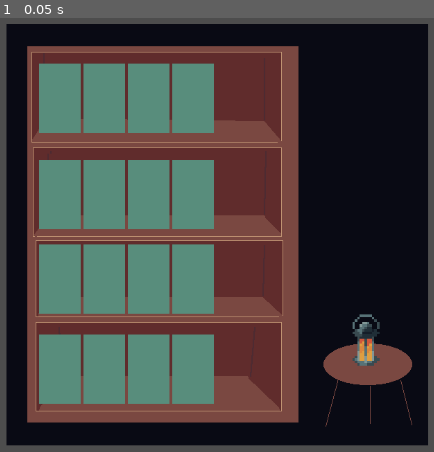
Above: before the commit, frame 1.
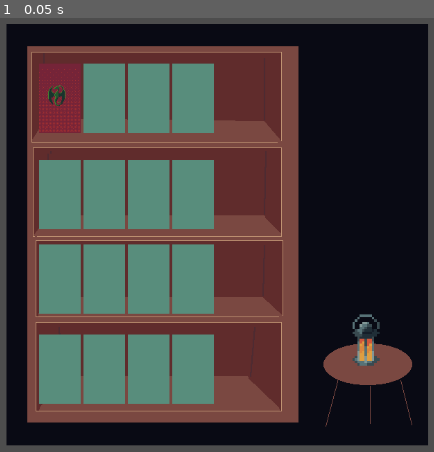
Above: after the commit, the same moment.

Repository: peterakerblom/hoblib
Game: Godot game, scene res://scenes/minigame/books_in_shelf.tscn
The game is run twice, just before and just after one commit, with the same random seed, the same clock (stepped at 60 frames per second) and the same inputs. This scene is started directly instead of the project's main scene.
Inputs:
- Up to frame 1 (0.05 s): no input

The runs differ from the first frame. In frame 1, 1.6% of the frame differs, in the area x 8-19%, y 10-27%.

Commit message:
minigame book scene

Diff:
--- a/scenes/level.tscn
+++ b/scenes/level.tscn
@@ -58,7 +58,7 @@
 tile_set = SubResource("TileSet_w7vxi")
 
 [node name="Player" parent="." unique_id=1309964762 instance=ExtResource("1_85457")]
-position = Vector2(398, 333)
+position = Vector2(395, 268)
 motion_mode = 1
 
 [node name="Camera2D" type="Camera2D" parent="Player" unique_id=1879978270]
--- a/scenes/minigame/books_in_shelf.tscn
+++ b/scenes/minigame/books_in_shelf.tscn
@@ -2,226 +2,221 @@
 
 [ext_resource type="Texture2D" uid="uid://b2udnghf50le7" path="res://assets/sprites/minigame_shelf_640.png" id="1_gnhes"]
 [ext_resource type="Texture2D" uid="uid://yqna1apixot1" path="res://assets/lantern_32.png" id="2_nxuge"]
-[ext_resource type="Script" uid="uid://c8muqjmqn7ord" path="res://scenes/minigame/test_btn.gd" id="3_wcpnx"]
-
-[node name="BooksInShelf" type="Node2D" unique_id=861408381]
-
-[node name="Container" type="Control" parent="." unique_id=1614389064]
+[ext_resource type="PackedScene" uid="uid://j731awgceeyo" path="res://scenes/minigame/minigame_book.tscn" id="3_wcpnx"]
+[ext_resource type="Texture2D" uid="uid://c7t3tremppnco" path="res://assets/sprites/icon_dragon_32.png" id="4_d00ta"]
+
+[node name="BooksInShelf" type="Control" unique_id=1870269912]
 layout_mode = 3
 anchors_preset = 0
 
-[node name="MarginContainer2" type="MarginContainer" parent="Container" unique_id=1166349524]
+[node name="MarginContainer2" type="MarginContainer" parent="." unique_id=1166349524]
 layout_mode = 0
-offset_right = 40.0
-offset_bottom = 40.0
+offset_right = 890.0
+offset_bottom = 640.0
 theme_override_constants/margin_left = 250
 
-[node name="TextureRect" type="TextureRect" parent="Container/MarginContainer2" unique_id=747523520]
+[node name="TextureRect" type="TextureRect" parent="MarginContainer2" unique_id=747523520]
 texture_filter = 1
 layout_mode = 2
 texture = ExtResource("1_gnhes")
 
-[node name="Lantern32" type="Sprite2D" parent="Container/MarginContainer2/TextureRect" unique_id=493257101]
+[node name="Lantern32" type="Sprite2D" parent="MarginContainer2/TextureRect" unique_id=493257101]
 texture_filter = 1
 position = Vector2(536, 474)
 scale = Vector2(3.5, 3.5)
 texture = ExtResource("2_nxuge")
 
-[node name="MarginContainer" type="MarginContainer" parent="Container/MarginContainer2" unique_id=1835840000]
+[node name="MarginContainer" type="MarginContainer" parent="MarginContainer2" unique_id=1835840000]
 layout_mode = 2
 theme_override_constants/margin_left = 63
 theme_override_constants/margin_top = 73
 
-[node name="VBoxContainer" type="VBoxContainer" parent="Container/MarginContainer2/MarginContainer" unique_id=1073614996]
-layout_mode = 2
-
-[node name="MarginContainer" type="MarginContainer" parent="Container/MarginContainer2/MarginContainer/VBoxContainer" unique_id=530750786]
-layout_mode = 2
-
-[node name="Row1" type="HBoxContainer" parent="Container/MarginContainer2/MarginContainer/VBoxContainer/MarginContainer" unique_id=48777802]
-layout_mode = 2
-
-[node name="AspectRatioContainer" type="AspectRatioContainer" parent="Container/MarginContainer2/MarginContainer/VBoxContainer/MarginContainer/Row1" unique_id=1383081444]
-custom_minimum_size = Vector2(60, 100)
-clip_contents = true
-layout_mode = 2
-stretch_mode = 3
-
-[node name="TextureButton" type="TextureButton" parent="Container/MarginContainer2/MarginContainer/VBoxContainer/MarginContainer/Row1/AspectRatioContainer" unique_id=792538802]
-layout_mode = 2
-script = ExtResource("3_wcpnx")
-
-[node name="ColorRect" type="ColorRect" parent="Container/MarginContainer2/MarginContainer/VBoxContainer/MarginContainer/Row1/AspectRatioContainer" unique_id=1613328275]
-layout_mode = 2
-color = Color(0.34436774, 0.55266136, 0.48811972, 1)
-
-[node name="AspectRatioContainer2" type="AspectRatioContainer" parent="Container/MarginContainer2/MarginContainer/VBoxContainer/MarginContainer/Row1" unique_id=1098476392]
-custom_minimum_size = Vector2(60, 100)
-clip_contents = true
-layout_mode = 2
-stretch_mode = 3
-
-[node name="ColorRect" type="ColorRect" parent="Container/MarginContainer2/MarginContainer/VBoxContainer/MarginContainer/Row1/AspectRatioContainer2" unique_id=204663158]
-layout_mode = 2
-color = Color(0.34436774, 0.55266136, 0.48811972, 1)
-
-[node name="AspectRatioContainer3" type="AspectRatioContainer" parent="Container/MarginContainer2/MarginContainer/VBoxContainer/MarginContainer/Row1" unique_id=1692833726]
-custom_minimum_size = Vector2(60, 100)
-clip_contents = true
-layout_mode = 2
-stretch_mode = 3
-
-[node name="ColorRect" type="ColorRect" parent="Container/MarginContainer2/MarginContainer/VBoxContainer/MarginContainer/Row1/AspectRatioContainer3" unique_id=1243293840]
-layout_mode = 2
-color = Color(0.34436774, 0.55266136, 0.48811972, 1)
-
-[node name="AspectRatioContainer4" type="AspectRatioContainer" parent="Container/MarginContainer2/MarginContainer/VBoxContainer/MarginContainer/Row1" unique_id=1719054755]
-custom_minimum_size = Vector2(60, 100)
-clip_contents = true
-layout_mode = 2
-stretch_mode = 3
-
-[node name="ColorRect" type="ColorRect" parent="Container/MarginContainer2/MarginContainer/VBoxContainer/MarginContainer/Row1/AspectRatioContainer4" unique_id=243047204]
-layout_mode = 2
-color = Color(0.34436774, 0.55266136, 0.48811972, 1)
-
-[node name="MarginContainer2" type="MarginContainer" parent="Container/MarginContainer2/MarginContainer/VBoxContainer" unique_id=1197526956]
+[node name="VBoxContainer" type="VBoxContainer" parent="MarginContainer2/MarginContainer" unique_id=1073614996]
+layout_mode = 2
+
+[node name="MarginContainer" type="MarginContainer" parent="MarginContainer2/MarginContainer/VBoxContainer" unique_id=530750786]
+layout_mode = 2
+
+[node name="Row1" type="HBoxContainer" parent="MarginContainer2/MarginContainer/VBoxContainer/MarginContainer" unique_id=48777802]
+layout_mode = 2
+
+[node name="AspectRatioContainer" type="AspectRatioContainer" parent="MarginContainer2/MarginContainer/VBoxContainer/MarginContainer/Row1" unique_id=1383081444]
+custom_minimum_size = Vector2(60, 100)
+clip_contents = true
+layout_mode = 2
+stretch_mode = 3
+
+[node name="TextureButton2" parent="MarginContainer2/MarginContainer/VBoxContainer/MarginContainer/Row1/AspectRatioContainer" unique_id=1272719096 groups=["minigame_books"] instance=ExtResource("3_wcpnx")]
+layout_mode = 2
+genre_texture = ExtResource("4_d00ta")
+
+[node name="AspectRatioContainer2" type="AspectRatioContainer" parent="MarginContainer2/MarginContainer/VBoxContainer/MarginContainer/Row1" unique_id=1098476392]
+custom_minimum_size = Vector2(60, 100)
+clip_contents = true
+layout_mode = 2
+stretch_mode = 3
+
+[node name="ColorRect" type="ColorRect" parent="MarginContainer2/MarginContainer/VBoxContainer/MarginContainer/Row1/AspectRatioContainer2" unique_id=204663158]
+layout_mode = 2
+color = Color(0.34436774, 0.55266136, 0.48811972, 1)
+
+[node name="AspectRatioContainer3" type="AspectRatioContainer" parent="MarginContainer2/MarginContainer/VBoxContainer/MarginContainer/Row1" unique_id=1692833726]
+custom_minimum_size = Vector2(60, 100)
+clip_contents = true
+layout_mode = 2
+stretch_mode = 3
+
+[node name="ColorRect" type="ColorRect" parent="MarginContainer2/MarginContainer/VBoxContainer/MarginContainer/Row1/AspectRatioContainer3" unique_id=1243293840]
+layout_mode = 2
+color = Color(0.34436774, 0.55266136, 0.48811972, 1)
+
+[node name="AspectRatioContainer4" type="AspectRatioContainer" parent="MarginContainer2/MarginContainer/VBoxContainer/MarginContainer/Row1" unique_id=1719054755]
+custom_minimum_size = Vector2(60, 100)
+clip_contents = true
+layout_mode = 2
+stretch_mode = 3
+
+[node name="ColorRect" type="ColorRect" parent="MarginContainer2/MarginContainer/VBoxContainer/MarginContainer/Row1/AspectRatioContainer4" unique_id=243047204]
+layout_mode = 2
+color = Color(0.34436774, 0.55266136, 0.48811972, 1)
+
+[node name="MarginContainer2" type="MarginContainer" parent="MarginContainer2/MarginContainer/VBoxContainer" unique_id=1197526956]
 layout_mode = 2
 theme_override_constants/margin_top = 35
 
-[node name="Row2" type="HBoxContainer" parent="Container/MarginContainer2/MarginContainer/VBoxContainer/MarginContainer2" unique_id=47339079]
-layout_mode = 2
-
-[node name="AspectRatioContainer" type="AspectRatioContainer" parent="Container/MarginContainer2/MarginContainer/VBoxContainer/MarginContainer2/Row2" unique_id=968324345]
-custom_minimum_size = Vector2(60, 100)
-clip_contents = true
-layout_mode = 2
-stretch_mode = 3
-
-[node name="ColorRect" type="ColorRect" parent="Container/MarginContainer2/MarginContainer/VBoxContainer/MarginContainer2/Row2/AspectRatioContainer" unique_id=783875120]
-layout_mode = 2
-color = Color(0.34436774, 0.55266136, 0.48811972, 1)
-
-[node name="AspectRatioContainer2" type="AspectRatioContainer" parent="Container/MarginContainer2/MarginContainer/VBoxContainer/MarginContainer2/Row2" unique_id=866731228]
-custom_minimum_size = Vector2(60, 100)
-clip_contents = true
-layout_mode = 2
-stretch_mode = 3
-
-[node name="ColorRect" type="ColorRect" parent="Container/MarginContainer2/MarginContainer/VBoxContainer/MarginContainer2/Row2/AspectRatioContainer2" unique_id=1663418709]
-layout_mode = 2
-color = Color(0.34436774, 0.55266136, 0.48811972, 1)
-
-[node name="AspectRatioContainer3" type="AspectRatioContainer" parent="Container/MarginContainer2/MarginContainer/VBoxContainer/MarginContainer2/Row2" unique_id=1950612432]
-custom_minimum_size = Vector2(60, 100)
-clip_contents = true
-layout_mode = 2
-stretch_mode = 3
-
-[node name="ColorRect" type="ColorRect" parent="Container/MarginContainer2/MarginContainer/VBoxContainer/MarginContainer2/Row2/AspectRatioContainer3" unique_id=557014425]
-layout_mode = 2
-color = Color(0.34436774, 0.55266136, 0.48811972, 1)
-
-[node name="AspectRatioContainer4" type="AspectRatioContainer" parent="Container/MarginContainer2/MarginContainer/VBoxContainer/MarginContainer2/Row2" unique_id=267520581]
-custom_minimum_size = Vector2(60, 100)
-clip_contents = true
-layout_mode = 2
-stretch_mode = 3
-
-[node name="ColorRect" type="ColorRect" parent="Container/MarginContainer2/MarginContainer/VBoxContainer/MarginContainer2/Row2/AspectRatioContainer4" unique_id=312337711]
-layout_mode = 2
-color = Color(0.34436774, 0.55266136, 0.48811972, 1)
-
-[node name="MarginContainer3" type="MarginContainer" parent="Container/MarginContainer2/MarginContainer/VBoxContainer" unique_id=289402986]
+[node name="Row2" type="HBoxContainer" parent="MarginContainer2/MarginContainer/VBoxContainer/MarginContainer2" unique_id=47339079]
+layout_mode = 2
+
+[node name="AspectRatioContainer" type="AspectRatioContainer" parent="MarginContainer2/MarginContainer/VBoxContainer/MarginContainer2/Row2" unique_id=968324345]
+custom_minimum_size = Vector2(60, 100)
+clip_contents = true
+layout_mode = 2
+stretch_mode = 3
+
+[node name="ColorRect" type="ColorRect" parent="MarginContainer2/MarginContainer/VBoxContainer/MarginContainer2/Row2/AspectRatioContainer" unique_id=783875120]
+layout_mode = 2
+color = Color(0.34436774, 0.55266136, 0.48811972, 1)
+
+[node name="AspectRatioContainer2" type="AspectRatioContainer" parent="MarginContainer2/MarginContainer/VBoxContainer/MarginContainer2/Row2" unique_id=866731228]
+custom_minimum_size = Vector2(60, 100)
+clip_contents = true
+layout_mode = 2
+stretch_mode = 3
+
+[node name="ColorRect" type="ColorRect" parent="MarginContainer2/MarginContainer/VBoxContainer/MarginContainer2/Row2/AspectRatioContainer2" unique_id=1663418709]
+layout_mode = 2
+color = Color(0.34436774, 0.55266136, 0.48811972, 1)
+
+[node name="AspectRatioContainer3" type="AspectRatioContainer" parent="MarginContainer2/MarginContainer/VBoxContainer/MarginContainer2/Row2" unique_id=1950612432]
+custom_minimum_size = Vector2(60, 100)
+clip_contents = true
+layout_mode = 2
+stretch_mode = 3
+
+[node name="ColorRect" type="ColorRect" parent="MarginContainer2/MarginContainer/VBoxContainer/MarginContainer2/Row2/AspectRatioContainer3" unique_id=557014425]
+layout_mode = 2
+color = Color(0.34436774, 0.55266136, 0.48811972, 1)
+
+[node name="AspectRatioContainer4" type="AspectRatioContainer" parent="MarginContainer2/MarginContainer/VBoxContainer/MarginContainer2/Row2" unique_id=267520581]
+custom_minimum_size = Vector2(60, 100)
+clip_contents = true
+layout_mode = 2
+stretch_mode = 3
+
+[node name="ColorRect" type="ColorRect" parent="MarginContainer2/MarginContainer/VBoxContainer/MarginContainer2/Row2/AspectRatioContainer4" unique_id=312337711]
+layout_mode = 2
+color = Color(0.34436774, 0.55266136, 0.48811972, 1)
+
+[node name="MarginContainer3" type="MarginContainer" parent="MarginContainer2/MarginContainer/VBoxContainer" unique_id=289402986]
 layout_mode = 2
 theme_override_constants/margin_top = 18
 
-[node name="Row3" type="HBoxContainer" parent="Container/MarginContainer2/MarginContainer/VBoxContainer/MarginContainer3" unique_id=1130337763]
-layout_mode = 2
-
-[node name="AspectRatioContainer" type="AspectRatioContainer" parent="Container/MarginContainer2/MarginContainer/VBoxContainer/MarginContainer3/Row3" unique_id=832913945]
-custom_minimum_size = Vector2(60, 100)
-clip_contents = true
-layout_mode = 2
-stretch_mode = 3
-
-[node name="ColorRect" type="ColorRect" parent="Container/MarginContainer2/MarginContainer/VBoxContainer/MarginContainer3/Row3/AspectRatioContainer" unique_id=1493994479]
-layout_mode = 2
-color = Color(0.34436774, 0.55266136, 0.48811972, 1)
-
-[node name="AspectRatioContainer2" type="AspectRatioContainer" parent="Container/MarginContainer2/MarginContainer/VBoxContainer/MarginContainer3/Row3" unique_id=2100082301]
-custom_minimum_size = Vector2(60, 100)
-clip_contents = true
-layout_mode = 2
-stretch_mode = 3
-
-[node name="ColorRect" type="ColorRect" parent="Container/MarginContainer2/MarginContainer/VBoxContainer/MarginContainer3/Row3/AspectRatioContainer2" unique_id=1370244000]
-layout_mode = 2
-color = Color(0.34436774, 0.55266136, 0.48811972, 1)
-
-[node name="AspectRatioContainer3" type="AspectRatioContainer" parent="Container/MarginContainer2/MarginContainer/VBoxContainer/MarginContainer3/Row3" unique_id=1993730746]
-custom_minimum_size = Vector2(60, 100)
-clip_contents = true
-layout_mode = 2
-stretch_mode = 3
-
-[node name="ColorRect" type="ColorRect" parent="Container/MarginContainer2/MarginContainer/VBoxContainer/MarginContainer3/Row3/AspectRatioContainer3" unique_id=1744999936]
-layout_mode = 2
-color = Color(0.34436774, 0.55266136, 0.48811972, 1)
-
-[node name="AspectRatioContainer4" type="AspectRatioContainer" parent="Container/MarginContainer2/MarginContainer/VBoxContainer/MarginContainer3/Row3" unique_id=300027794]
-custom_minimum_size = Vector2(60, 100)
-clip_contents = true
-layout_mode = 2
-stretch_mode = 3
-
-[node name="ColorRect" type="ColorRect" parent="Container/MarginContainer2/MarginContainer/VBoxContainer/MarginContainer3/Row3/AspectRatioContainer4" unique_id=245836625]
-layout_mode = 2
-color = Color(0.34436774, 0.55266136, 0.48811972, 1)
-
-[node name="MarginContainer4" type="MarginContainer" parent="Container/MarginContainer2/MarginContainer/VBoxContainer" unique_id=493949101]
+[node name="Row3" type="HBoxContainer" parent="MarginContainer2/MarginContainer/VBoxContainer/MarginContainer3" unique_id=1130337763]
+layout_mode = 2
+
+[node name="AspectRatioContainer" type="AspectRatioContainer" parent="MarginContainer2/MarginContainer/VBoxContainer/MarginContainer3/Row3" unique_id=832913945]
+custom_minimum_size = Vector2(60, 100)
+clip_contents = true
+layout_mode = 2
+stretch_mode = 3
+
+[node name="ColorRect" type="ColorRect" parent="MarginContainer2/MarginContainer/VBoxContainer/MarginContainer3/Row3/AspectRatioContainer" unique_id=1493994479]
+layout_mode = 2
+color = Color(0.34436774, 0.55266136, 0.48811972, 1)
+
+[node name="AspectRatioContainer2" type="AspectRatioContainer" parent="MarginContainer2/MarginContainer/VBoxContainer/MarginContainer3/Row3" unique_id=2100082301]
+custom_minimum_size = Vector2(60, 100)
+clip_contents = true
+layout_mode = 2
+stretch_mode = 3
+
+[node name="ColorRect" type="ColorRect" parent="MarginContainer2/MarginContainer/VBoxContainer/MarginContainer3/Row3/AspectRatioContainer2" unique_id=1370244000]
+layout_mode = 2
+color = Color(0.34436774, 0.55266136, 0.48811972, 1)
+
+[node name="AspectRatioContainer3" type="AspectRatioContainer" parent="MarginContainer2/MarginContainer/VBoxContainer/MarginContainer3/Row3" unique_id=1993730746]
+custom_minimum_size = Vector2(60, 100)
+clip_contents = true
+layout_mode = 2
+stretch_mode = 3
+
+[node name="ColorRect" type="ColorRect" parent="MarginContainer2/MarginContainer/VBoxContainer/MarginContainer3/Row3/AspectRatioContainer3" unique_id=1744999936]
+layout_mode = 2
+color = Color(0.34436774, 0.55266136, 0.48811972, 1)
+
+[node name="AspectRatioContainer4" type="AspectRatioContainer" parent="MarginContainer2/MarginContainer/VBoxContainer/MarginContainer3/Row3" unique_id=300027794]
+custom_minimum_size = Vector2(60, 100)
+clip_contents = true
+layout_mode = 2
+stretch_mode = 3
+
+[node name="ColorRect" type="ColorRect" parent="MarginContainer2/MarginContainer/VBoxContainer/MarginContainer3/Row3/AspectRatioContainer4" unique_id=245836625]
+layout_mode = 2
+color = Color(0.34436774, 0.55266136, 0.48811972, 1)
+
+[node name="MarginContainer4" type="MarginContainer" parent="MarginContainer2/MarginContainer/VBoxContainer" unique_id=493949101]
 layout_mode = 2
 theme_override_constants/margin_top = 26
 
-[node name="Row4" type="HBoxContainer" parent="Container/MarginContainer2/MarginContainer/VBoxContainer/MarginContainer4" unique_id=158715049]
-layout_mode = 2
-
-[node name="AspectRatioContainer" type="AspectRatioContainer" parent="Container/MarginContainer2/MarginContainer/VBoxContainer/MarginContainer4/Row4" unique_id=632069150]
-custom_minimum_size = Vector2(60, 100)
-clip_contents = true
-layout_mode = 2
-stretch_mode = 3
-
-[node name="ColorRect" type="ColorRect" parent="Container/MarginContainer2/MarginContainer/VBoxContainer/MarginContainer4/Row4/AspectRatioContainer" unique_id=1361265432]
-layout_mode = 2
-color = Color(0.34436774, 0.55266136, 0.48811972, 1)
-
-[node name="AspectRatioContainer2" type="AspectRatioContainer" parent="Container/MarginContainer2/MarginContainer/VBoxContainer/MarginContainer4/Row4" unique_id=579740384]
-custom_minimum_size = Vector2(60, 100)
-clip_contents = true
-layout_mode = 2
-stretch_mode = 3
-
-[node name="ColorRect" type="ColorRect" parent="Container/MarginContainer2/MarginContainer/VBoxContainer/MarginContainer4/Row4/AspectRatioContainer2" unique_id=86784916]
-layout_mode = 2
-color = Color(0.34436774, 0.55266136, 0.48811972, 1)
-
-[node name="AspectRatioContainer3" type="AspectRatioContainer" parent="Container/MarginContainer2/MarginContainer/VBoxContainer/MarginContainer4/Row4" unique_id=1558775093]
-custom_minimum_size = Vector2(60, 100)
-clip_contents = true
-layout_mode = 2
-stretch_mode = 3
-
-[node name="ColorRect" type="ColorRect" parent="Container/MarginContainer2/MarginContainer/VBoxContainer/MarginContainer4/Row4/AspectRatioContainer3" unique_id=2024662817]
-layout_mode = 2
-color = Color(0.34436774, 0.55266136, 0.48811972, 1)
-
-[node name="AspectRatioContainer4" type="AspectRatioContainer" parent="Container/MarginContainer2/MarginContainer/VBoxContainer/MarginContainer4/Row4" unique_id=442210204]
-custom_minimum_size = Vector2(60, 100)
-clip_contents = true
-layout_mode = 2
-stretch_mode = 3
-
-[node name="ColorRect" type="ColorRect" parent="Container/MarginContainer2/MarginContainer/VBoxContainer/MarginContainer4/Row4/AspectRatioContainer4" unique_id=1030397003]
-layout_mode = 2
-color = Color(0.34436774, 0.55266136, 0.48811972, 1)
+[node name="Row4" type="HBoxContainer" parent="MarginContainer2/MarginContainer/VBoxContainer/MarginContainer4" unique_id=158715049]
+layout_mode = 2
+
+[node name="AspectRatioContainer" type="AspectRatioContainer" parent="MarginContainer2/MarginContainer/VBoxContainer/MarginContainer4/Row4" unique_id=632069150]
+custom_minimum_size = Vector2(60, 100)
+clip_contents = true
+layout_mode = 2
+stretch_mode = 3
+
+[node name="ColorRect" type="ColorRect" parent="MarginContainer2/MarginContainer/VBoxContainer/MarginContainer4/Row4/AspectRatioContainer" unique_id=1361265432]
+layout_mode = 2
+color = Color(0.34436774, 0.55266136, 0.48811972, 1)
+
+[node name="AspectRatioContainer2" type="AspectRatioContainer" parent="MarginContainer2/MarginContainer/VBoxContainer/MarginContainer4/Row4" unique_id=579740384]
+custom_minimum_size = Vector2(60, 100)
+clip_contents = true
+layout_mode = 2
+stretch_mode = 3
+
+[node name="ColorRect" type="ColorRect" parent="MarginContainer2/MarginContainer/VBoxContainer/MarginContainer4/Row4/AspectRatioContainer2" unique_id=86784916]
+layout_mode = 2
+color = Color(0.34436774, 0.55266136, 0.48811972, 1)
+
+[node name="AspectRatioContainer3" type="AspectRatioContainer" parent="MarginContainer2/MarginContainer/VBoxContainer/MarginContainer4/Row4" unique_id=1558775093]
+custom_minimum_size = Vector2(60, 100)
+clip_contents = true
+layout_mode = 2
+stretch_mode = 3
+
+[node name="ColorRect" type="ColorRect" parent="MarginContainer2/MarginContainer/VBoxContainer/MarginContainer4/Row4/AspectRatioContainer3" unique_id=2024662817]
+layout_mode = 2
+color = Color(0.34436774, 0.55266136, 0.48811972, 1)
+
+[node name="AspectRatioContainer4" type="AspectRatioContainer" parent="MarginContainer2/MarginContainer/VBoxContainer/MarginContainer4/Row4" unique_id=442210204]
+custom_minimum_size = Vector2(60, 100)
+clip_contents = true
+layout_mode = 2
+stretch_mode = 3
+
+[node name="ColorRect" type="ColorRect" parent="MarginContainer2/MarginContainer/VBoxContainer/MarginContainer4/Row4/AspectRatioContainer4" unique_id=1030397003]
+layout_mode = 2
+color = Color(0.34436774, 0.55266136, 0.48811972, 1)
--- /dev/null
+++ b/scenes/minigame/minigame_book.tscn
@@ -0,0 +1,39 @@
+[gd_scene format=3 uid="uid://j731awgceeyo"]
+
+[ext_resource type="Texture2D" uid="uid://by8fy0nj0ahac" path="res://assets/sprites/book_cover_red_320.png" id="1_7n8vj"]
+[ext_resource type="Script" uid="uid://olcc4kni10ou" path="res://scripts/minigame/minigame_book.gd" id="1_enml1"]
+
+[node name="TextureButton" type="TextureButton" unique_id=1272719096]
+texture_filter = 1
+clip_contents = true
+anchors_preset = 8
+anchor_left = 0.5
+anchor_top = 0.5
+anchor_right = 0.5
+anchor_bottom = 0.5
+offset_left = -160.0
+offset_top = -160.0
+offset_right = 160.0
+offset_bottom = 160.0
+grow_horizontal = 2
+grow_vertical = 2
+texture_normal = ExtResource("1_7n8vj")
+ignore_texture_size = true
+script = ExtResource("1_enml1")
+
+[node name="TextureRectIcon" type="TextureRect" parent="." unique_id=1990172675]
+layout_mode = 1
+anchors_preset = 8
+anchor_left = 0.5
+anchor_top = 0.5
+anchor_right = 0.5
+anchor_bottom = 0.5
+offset_left = -20.0
+offset_top = -20.0
+offset_right = 20.0
+offset_bottom = 20.0
+grow_horizontal = 2
+grow_vertical = 2
+stretch_mode = 2
+
+[connection signal="pressed" from="." to="." method="_on_pressed"]
--- a/scenes/minigame/test_btn.gd
+++ /dev/null
@@ -1,18 +0,0 @@
-extends TextureButton
-
-
-# Called when the node enters the scene tree for the first time.
-func _ready() -> void:
-	var button = Button.new()
-	button.text = "Click me"
-	button.pressed.connect(_button_pressed)
-	add_child(button)
-
-
-# Called every frame. 'delta' is the elapsed time since the previous frame.
-func _process(delta: float) -> void:
-	pass
-
-
-func _button_pressed():
-	print("Hello world!")
--- /dev/null
+++ b/scripts/minigame/minigame_book.gd
@@ -0,0 +1,17 @@
+extends TextureButton
+
+signal book_clicked(genre)
+
+@export var genre_name: String = "dragons"
+@export var genre_texture: Texture2D
+
+@onready var genre_icon: TextureRect = $TextureRectIcon
+
+func _ready() -> void:
+	if genre_texture:
+		genre_icon.texture = genre_texture
+
+
+func _on_pressed() -> void:
+	print(genre_name)
+	emit_signal("book_clicked", genre_name)
Binary file added: assets/raw/book_cover_red_320.aseprite
Binary file added: assets/sprites/book_cover_red_320.png
Not shown, added: assets/sprites/book_cover_red_320.png.import
Not shown, removed: scenes/minigame/test_btn.gd.uid
Not shown, added: scripts/minigame/minigame_book.gd.uid
